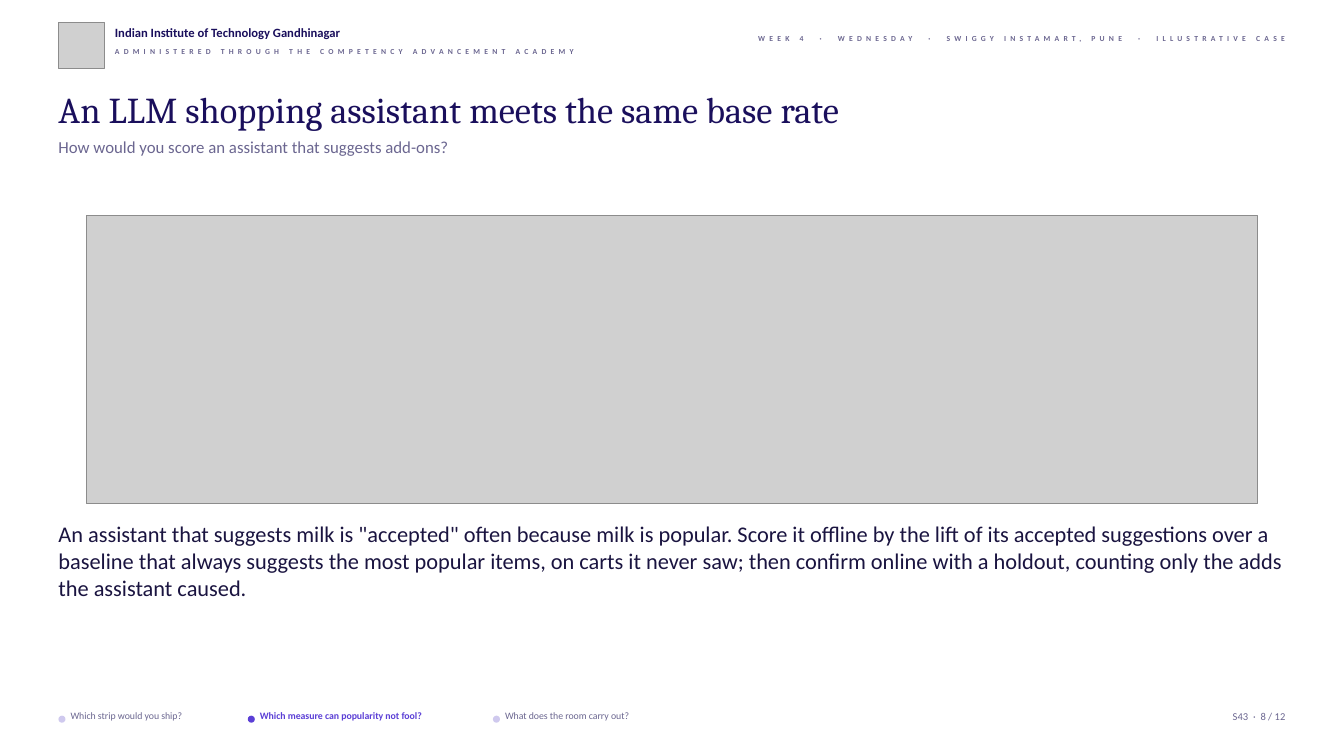
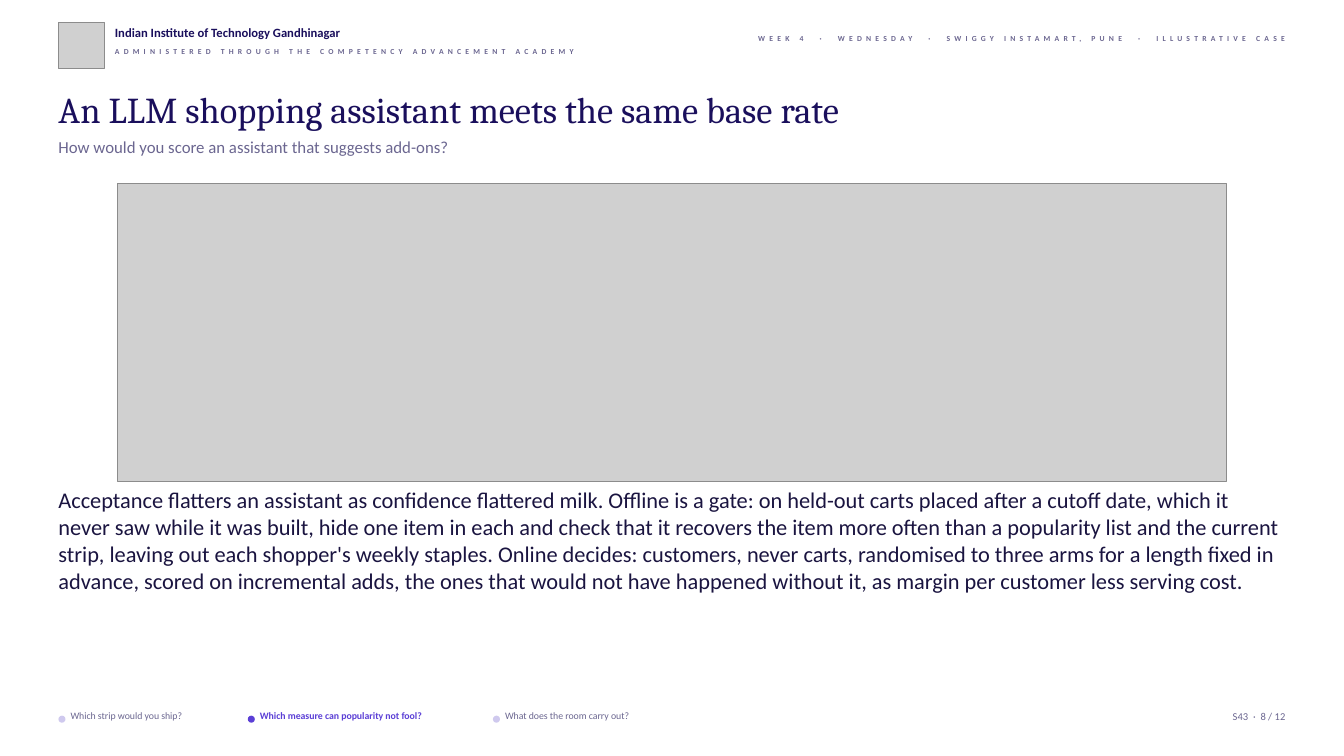
Before and after one commit to fde-academy-lab/c2-content-factory, a slide deck: slide 8 of content/W04/D3/slides/C2_W04_D03_half2_STUDENT.pptx. Drawn at 1344x756 pixels with LibreOffice and Linux fonts; fonts in the diff are those of the drawing; grey boxes stand for pictures; background and template pictures are left out. Boxes give left, top, right and bottom in pixels: in the first picture for what was removed or moved away, otherwise in the second. Text is boxed around its words. In the diff, an @@ line names an element or a change of style, - is before the commit and + after.

```diff
--- a/content/W04/D3/slides/C2_W04_D03_half2_STUDENT.pptx
+++ b/content/W04/D3/slides/C2_W04_D03_half2_STUDENT.pptx
@@ picture: place and size @@
-picture at box(86, 216, 1257, 504)
+picture at box(118, 184, 1227, 482)
@@ text at box(58, 492, 1279, 593): text changed @@
-An assistant that suggests milk is "accepted" often because milk is popular. Score it offline by the lift of its accepted suggestions over a baseline that always suggests the most popular items, on carts it never saw; then confirm online with a holdout, counting only the adds the assistant caused.
+Acceptance flatters an assistant as confidence flattered milk. Offline is a gate: on held-out carts placed after a cutoff date, which it never saw while it was built, hide one item in each and check that it recovers the item more often than a popularity list and the current strip, leaving out each shopper's weekly staples. Online decides: customers, never carts, randomised to three arms for a length fixed in advance, scored on incremental adds, the ones that would not have happened without it, as margin per customer less serving cost.
```
Also in this commit, not shown: 8 other slides changed, 5 other files.
